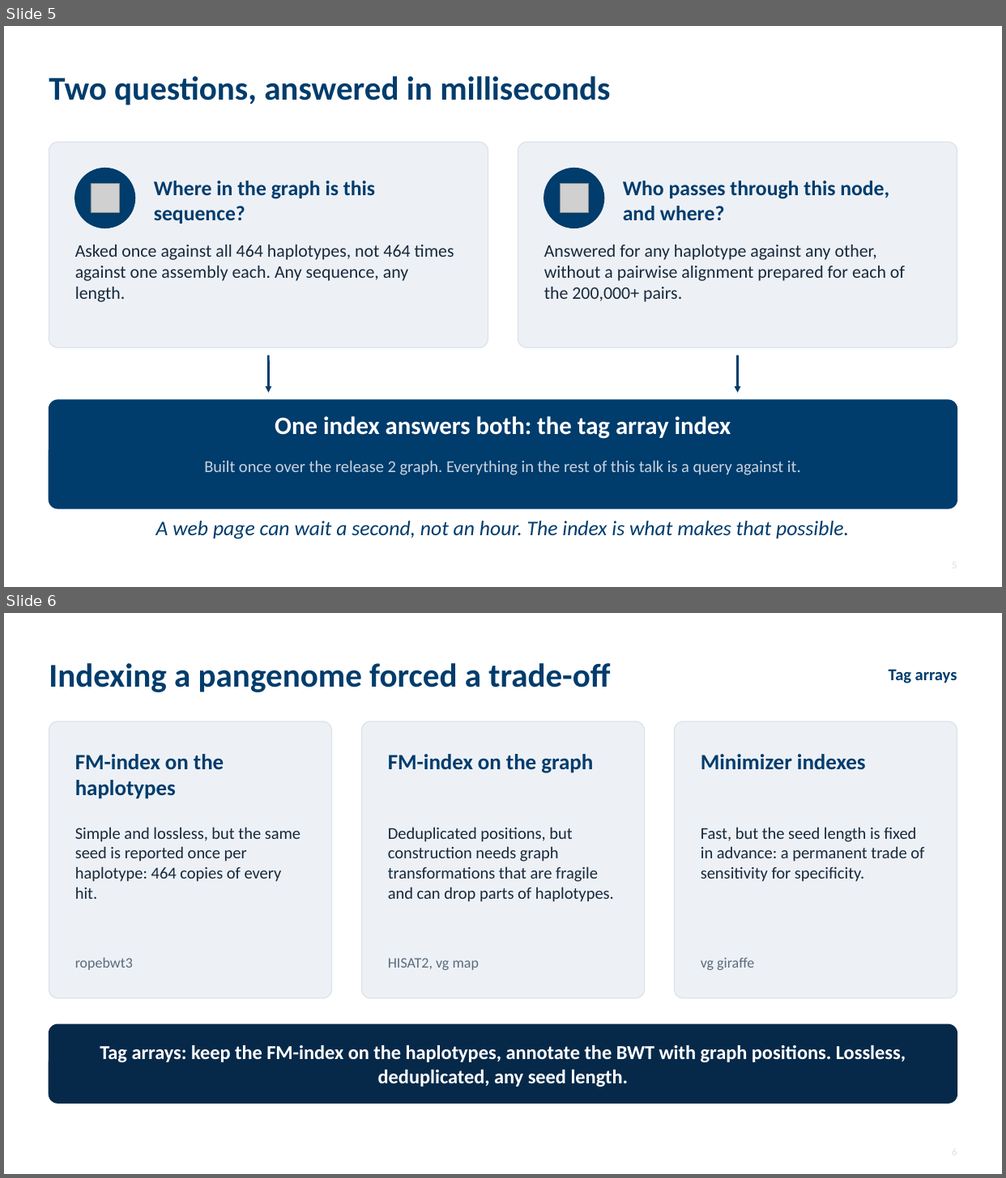
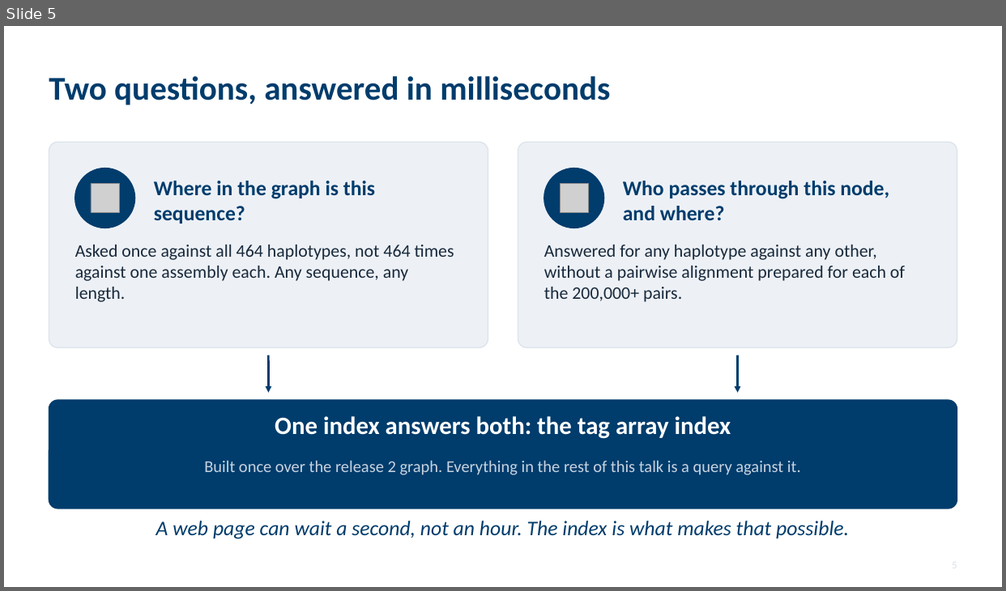
Before and after one commit to parsaeskandar/hprc_2026_poster, a slide deck: talk/HPRC2026_talk.pptx. Shown one above the other, each under a label of ours: slides 5 and 6 before the commit, slide 5 after it. The pictures are 1006x1178 and 1006x591 pixels, drawn with LibreOffice and Linux fonts; fonts in the diff are those of the drawing; grey boxes stand for pictures. Boxes give left, top, right and bottom in pixels: in the first picture for what was removed or moved away, otherwise in the second. Text is boxed around its words. In the diff, an @@ line names an element or a change of style, - is before the commit and + after.

Commit message:
Talk: drop the indexing trade-off slide; tag-array slide shows BWT and tag columns with three plain points

```diff
--- a/talk/HPRC2026_talk.pptx
+++ b/talk/HPRC2026_talk.pptx
@@ slide 6 removed at (4,613,1002,1174), background #FFFFFF @@
@@ text removed at (49,663,610,692) @@
-Indexing a pangenome forced a trade-off
@@ text removed at (889,669,957,683) @@
-Tag arrays
@@ rounded rectangle removed at (49,722,332,999) @@
@@ rounded rectangle removed at (362,722,645,999) @@
@@ rounded rectangle removed at (675,722,957,999) @@
@@ text removed at (75,754,224,799) @@
-FM-index on the haplotypes
@@ text removed at (388,754,593,773) @@
-FM-index on the graph
@@ text removed at (701,754,866,770) @@
-Minimizer indexes
@@ text removed at (75,827,300,899) @@
-Simple and lossless, but the same seed is reported once per haplotype: 464 copies of every hit.
@@ text removed at (388,827,614,902) @@
-Deduplicated positions, but construction needs graph transformations that are fragile and can drop parts of haplotypes.
@@ text removed at (701,827,924,882) @@
-Fast, but the seed length is fixed in advance: a permanent trade of sensitivity for specificity.
@@ text removed at (75,957,133,970) @@
-ropebwt3
@@ text removed at (388,958,479,970) @@
-HISAT2, vg map
@@ text removed at (701,957,754,970) @@
-vg giraffe
@@ rounded rectangle removed at (49,1024,957,1103) @@
@@ text removed at (100,1046,906,1087) @@
-Tag arrays: keep the FM-index on the haplotypes, annotate the BWT with graph positions. Lossless, deduplicated, any seed length.
```
Also in this commit, not shown: 19 slides changed, 5 other files.
